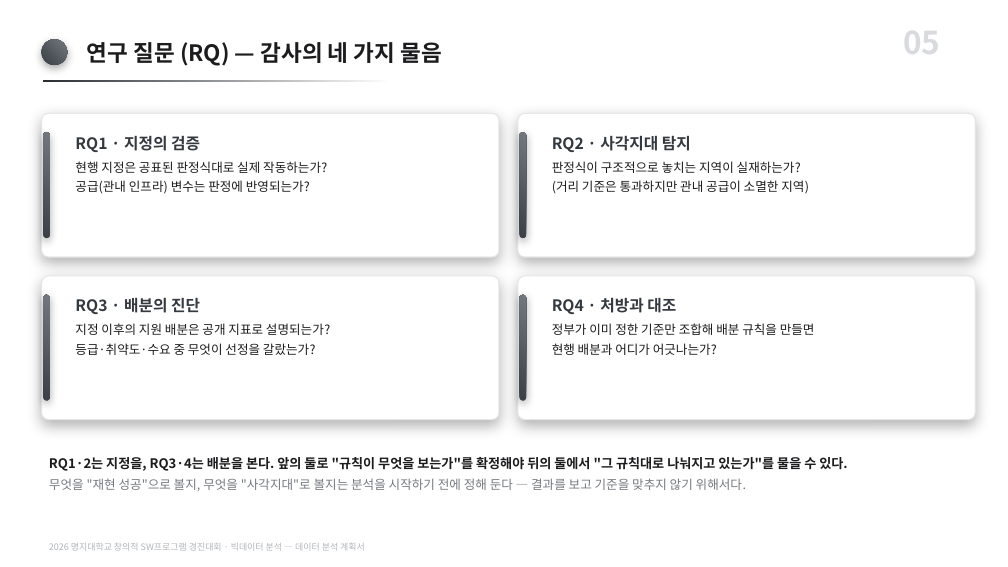
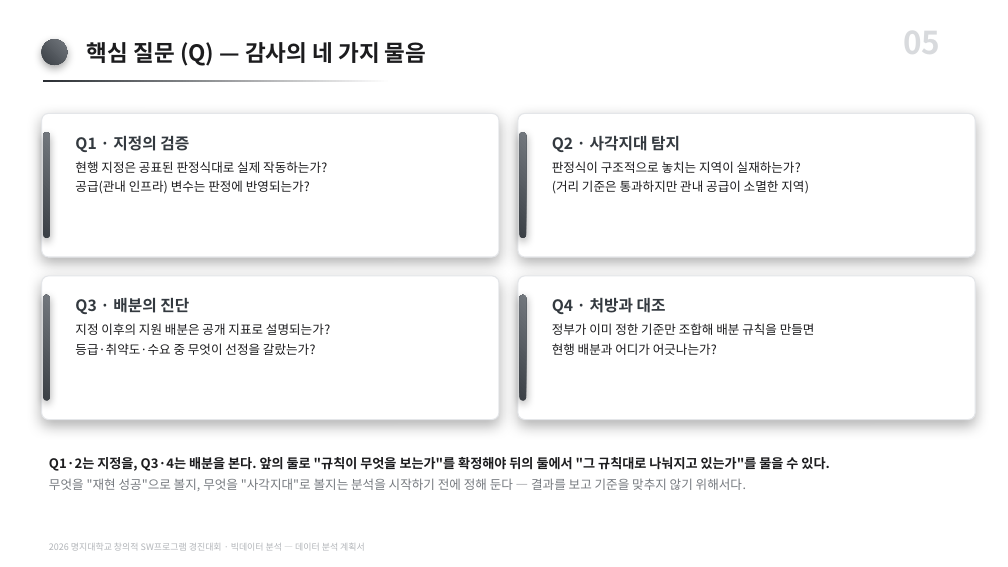
Before and after one commit to karvvan/maternity-care-policy-audit, a slide deck: slide 5 of 05_작업자료/_PPT생성본/데이터분석_계획서.pptx. Drawn at 1008x567 pixels with LibreOffice and Linux fonts; fonts in the diff are those of the drawing. Boxes give left, top, right and bottom in pixels: in the first picture for what was removed or moved away, otherwise in the second. Text is boxed around its words. In the diff, an @@ line names an element or a change of style, - is before the commit and + after.

Commit message:
용어 정리: 연구 → 프로젝트, 연구 질문 → 핵심 질문, RQ → Q
학술 연구가 아니라 제도 감사와 도구 제작에 가까우므로 표현을 맞춘다.
RQ는 Research Question 약어라 '연구'를 뺀 이상 함께 바꿔야 앞뒤가 맞는다.

- 보고서: 연구 61회·RQ 11회 전량 정리. §9 '연구의 한계' → '분석의 한계',
  §1.5 '연구 질문' → '핵심 질문', '제도를 감사하는 연구는' → '작업은' 등
  자리마다 자연스러운 말로 바꿔 기계적 치환을 피했다. 26쪽 유지.
- 결과보고서 PPT: 제출본에 문단 18개 패치(재생성 아님). 표지 등 편집 보존.
- 계획서 PPT: 생성기만 수정. 편집 중이라 제출본 반영은 보류.

```diff
--- a/05_작업자료/_PPT생성본/데이터분석_계획서.pptx
+++ b/05_작업자료/_PPT생성본/데이터분석_계획서.pptx
@@ text at (87,42,427,66): text changed @@
-연구 질문 (RQ) — 감사의 네 가지 물음
+핵심 질문 (Q) — 감사의 네 가지 물음
@@ text at (75,135,189,152): text changed @@
-RQ1 · 지정의 검증
+Q1 · 지정의 검증
@@ text at (552,136,680,152): text changed @@
-RQ2 · 사각지대 탐지
+Q2 · 사각지대 탐지
@@ text at (75,297,189,314): text changed @@
-RQ3 · 배분의 진단
+Q3 · 배분의 진단
@@ text at (552,297,666,314): text changed @@
-RQ4 · 처방과 대조
+Q4 · 처방과 대조
@@ text at (49,457,829,471): text changed @@
-RQ1·2는 지정을, RQ3·4는 배분을 본다. 앞의 둘로 "규칙이 무엇을 보는가"를 확정해야 뒤의 둘에서 "그 규칙대로 나눠지고 있는가"를 물을 수 있다.
+Q1·2는 지정을, Q3·4는 배분을 본다. 앞의 둘로 "규칙이 무엇을 보는가"를 확정해야 뒤의 둘에서 "그 규칙대로 나눠지고 있는가"를 물을 수 있다.
```
Also in this commit, not shown: 7 other slides changed, 7 other files.
